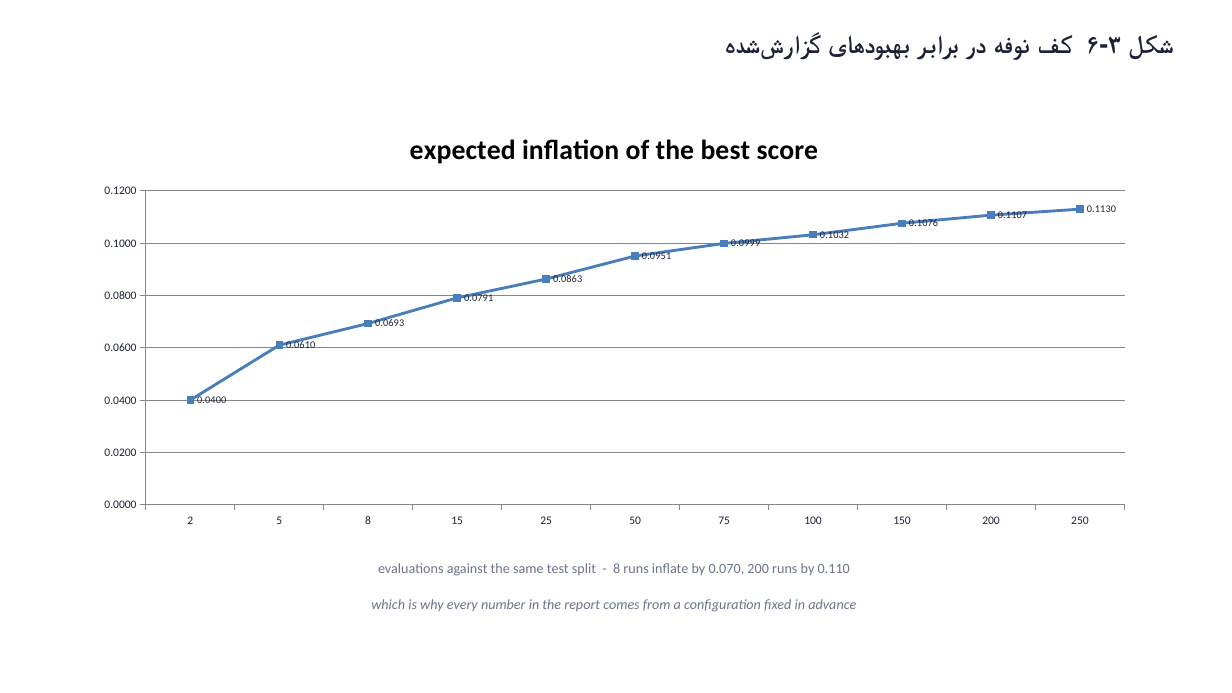
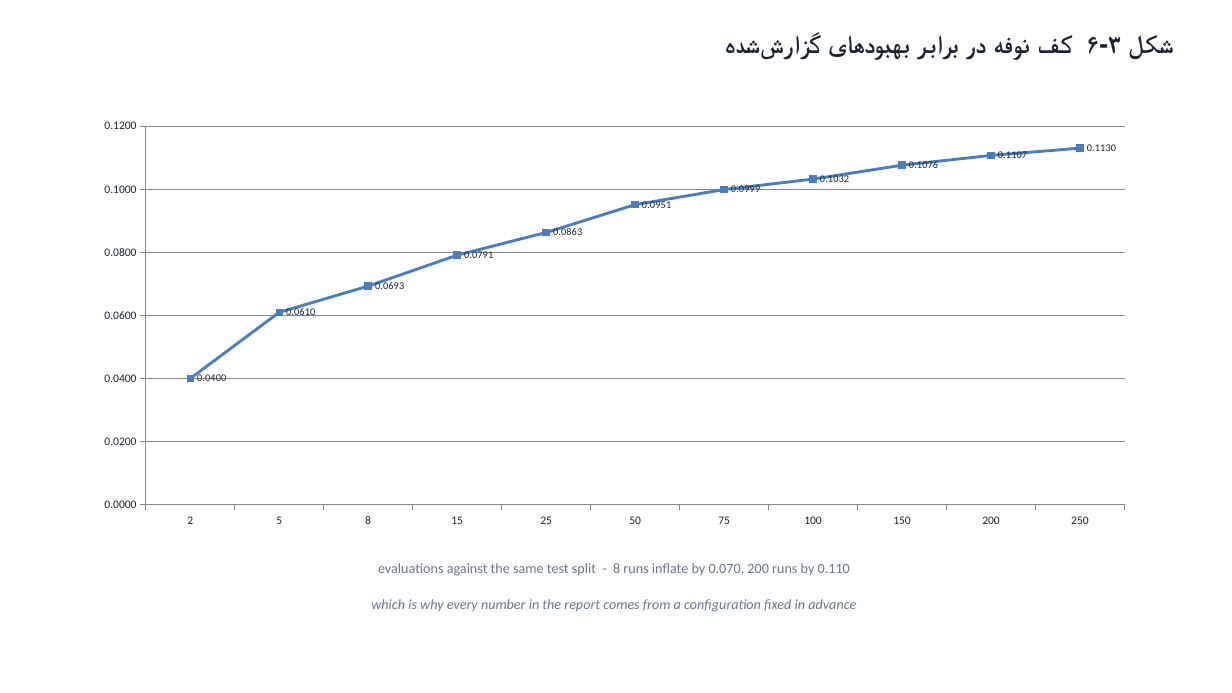
Before and after one commit to fdinosouri/Detecting-The-Type-Of-Video-Anomaly, a slide deck: slide 8 of thesis/Thesis_Figures_Editable.pptx. Drawn at 1232x693 pixels with LibreOffice and Linux fonts; fonts in the diff are those of the drawing. Boxes give left, top, right and bottom in pixels: in the first picture for what was removed or moved away, otherwise in the second. Text is boxed around its words. In the diff, an @@ line names an element or a change of style, - is before the commit and + after.

```diff
--- a/thesis/Thesis_Figures_Editable.pptx
+++ b/thesis/Thesis_Figures_Editable.pptx
@@ line chart at bbox=[83, 111, 1146, 536] @@
@@ title "expected inflation of the best score" removed @@
-expected inflation of the best score: 0.04, 0.061, 0.0693, 0.0791, 0.0863, 0.0951, 0.0999, 0.1032, 0.1076, 0.1107, 0.113
+Series 1: 0.04, 0.061, 0.0693, 0.0791, 0.0863, 0.0951, 0.0999, 0.1032, 0.1076, 0.1107, 0.113
```
Also in this commit, not shown: 1 other slide changed, 13 other files.
